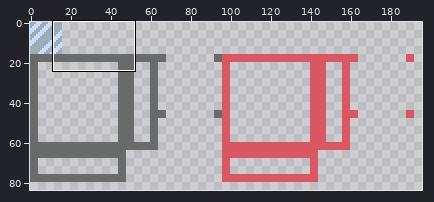
Two versions of one pixel-art file, assets/ship/shipsheet.aseprite. The first picture is a wide view before the edit; the outline marks the close-up.
Close-up. Before the edit:
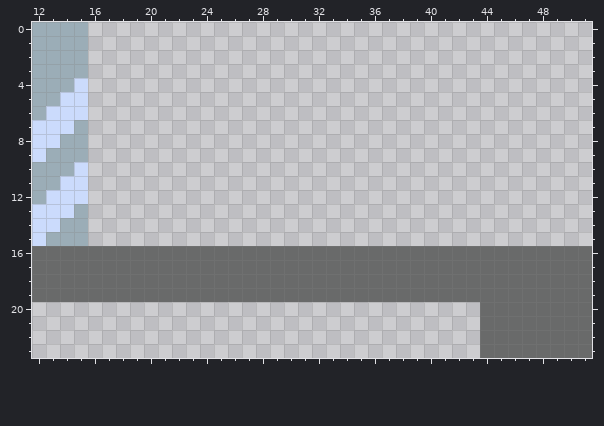
256x256 pixels, 1 frame. Shown: x 12..51, y 0..23. The wide view leaves out empty margins.
Once edited:
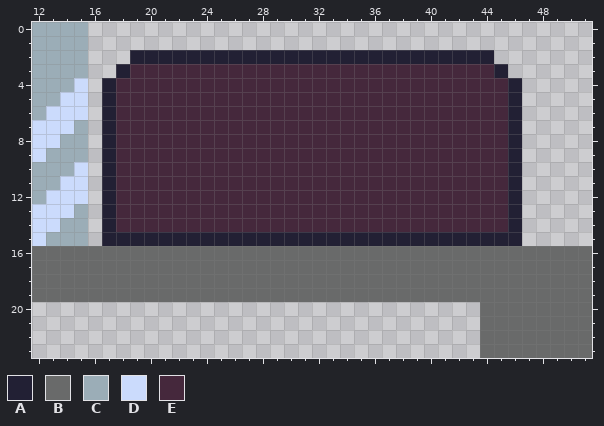
Palette (. is transparent): A #222034  B #696a6a  C #9badb7  D #cbdbfc  E #45283c
Changes in this commit:
y 2: x 19..44 .......................... -> AAAAAAAAAAAAAAAAAAAAAAAAAA
y 3: x 18..45 ............................ -> AEEEEEEEEEEEEEEEEEEEEEEEEEEA
y 4..14: x 17..46 .............................. -> AEEEEEEEEEEEEEEEEEEEEEEEEEEEEA
y 15: x 17..46 .............................. -> AAAAAAAAAAAAAAAAAAAAAAAAAAAAAA
